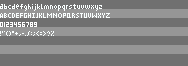
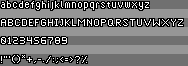
Layered file, before and after one edit (188 x 66). Changes by layer:
hid group "fontTiny" (5 layers) over [0, 3, 137, 37]
showed group "fontBig" (1st of 2) (8 layers), opacity 39% → 100% over [0, 0, 184, 64]
